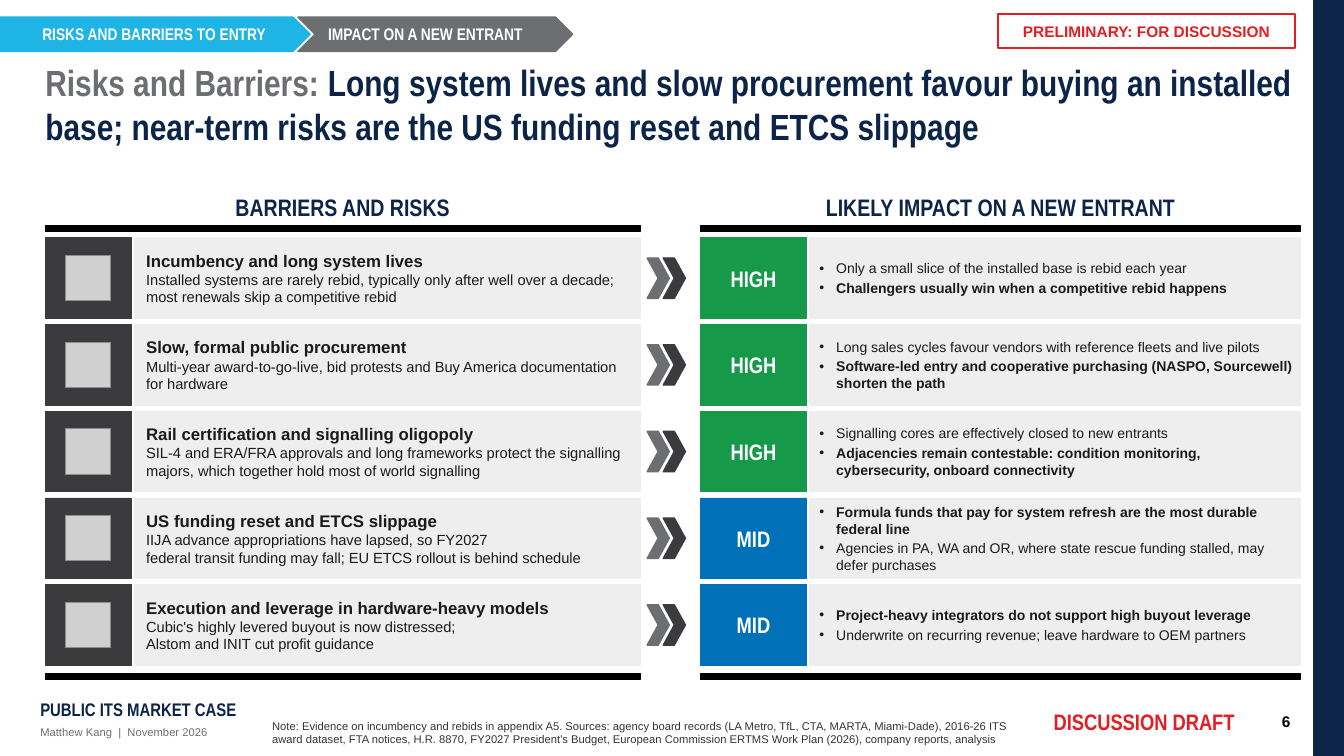
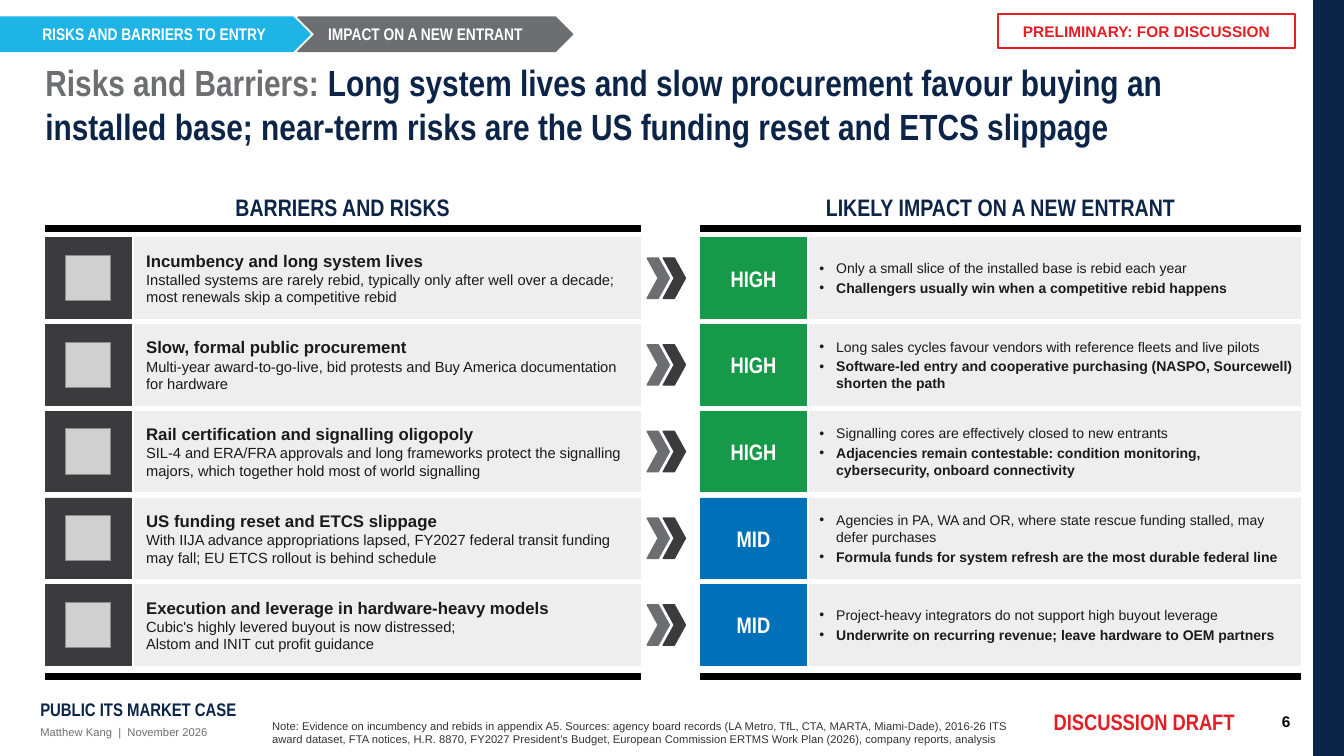
Before and after one commit to matthewkang858/Project-2-, a slide deck: slide 6 of its-market-case/deck/Public_ITS_Market_Case.pptx. Drawn at 1344x756 pixels with LibreOffice and Linux fonts; fonts in the diff are those of the drawing; grey boxes stand for pictures. Boxes give left, top, right and bottom in pixels: in the first picture for what was removed or moved away, otherwise in the second. Text is boxed around its words. In the diff, an @@ line names an element or a change of style, - is before the commit and + after.

```diff
--- a/its-market-case/deck/Public_ITS_Market_Case.pptx
+++ b/its-market-case/deck/Public_ITS_Market_Case.pptx
@@ title "Risks and Barriers: Long system ..." rewrapped from box(45, 69, 1291, 147) to box(45, 69, 1162, 147) @@
@@ text at box(836, 507, 1257, 534): paragraph removed @@
-• Formula funds that pay for system refresh are the most durable federal line
@@ text at box(146, 534, 610, 566): text changed @@
-IIJA advance appropriations have lapsed, so FY2027 federal transit funding may fall; EU ETCS rollout is behind schedule
+With IIJA advance appropriations lapsed, FY2027 federal transit funding may fall; EU ETCS rollout is behind schedule
@@ text at box(836, 552, 1277, 565): paragraph added @@
+• Formula funds for system refresh are the most durable federal line
@@ text "Project-heavy integrators do not support ..." at box(836, 610, 1274, 643): bold off in "Project-heavy integrators do not support high buyout ..."; bold on in "Underwrite on recurring revenue; leave hardware to ..." @@
```
Also in this commit, not shown: 2 other slides changed, 7 other files.
